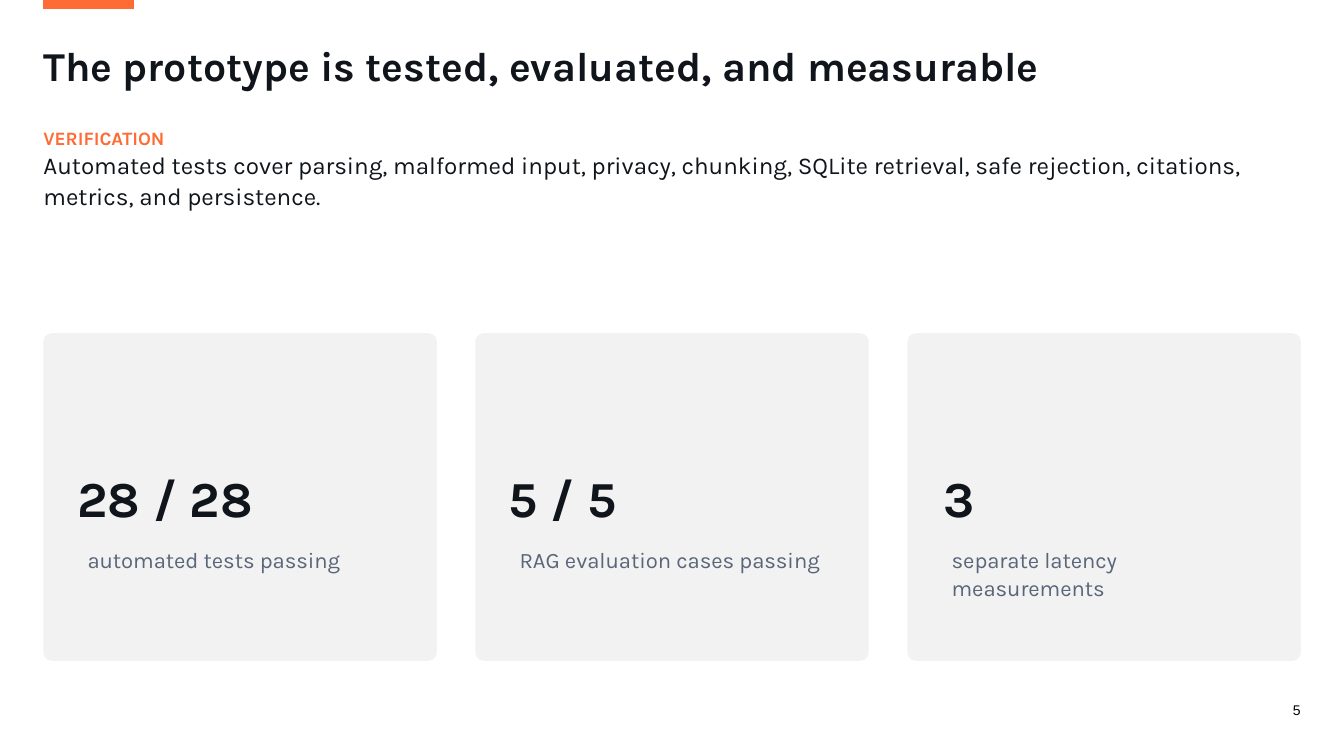
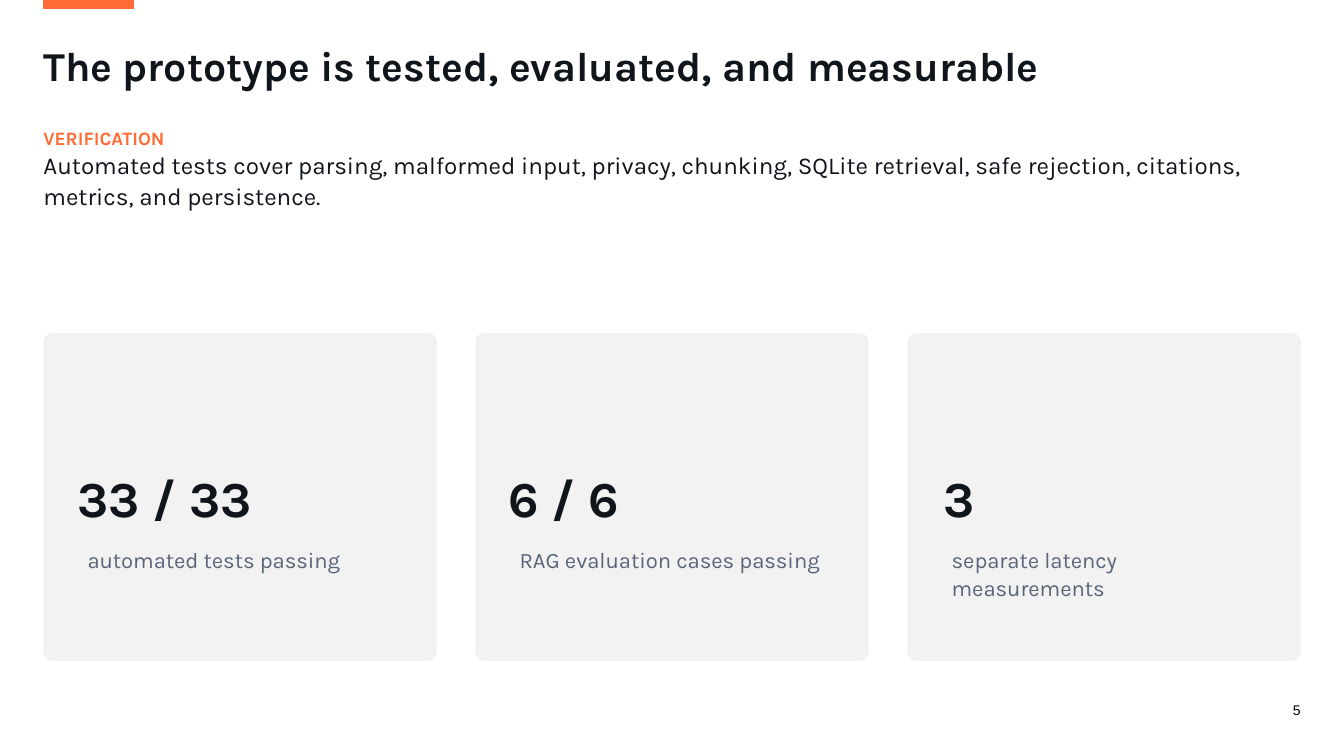
Before and after one commit to sareduran/faulttrace, a slide deck: slide 5 of docs/FaultTrace_5_Minute_Presentation.pptx. Drawn at 1344x756 pixels with LibreOffice and Linux fonts; fonts in the diff are those of the drawing. Boxes give left, top, right and bottom in pixels: in the first picture for what was removed or moved away, otherwise in the second. Text is boxed around its words. In the diff, an @@ line names an element or a change of style, - is before the commit and + after.

```diff
--- a/docs/FaultTrace_5_Minute_Presentation.pptx
+++ b/docs/FaultTrace_5_Minute_Presentation.pptx
@@ text at <box>77,483,252,518</box>: text changed @@
-28 / 28
+33 / 33
@@ text at <box>509,483,619,518</box>: text changed @@
-5 / 5
+6 / 6
```
Also in this commit, not shown: 6 other files.
